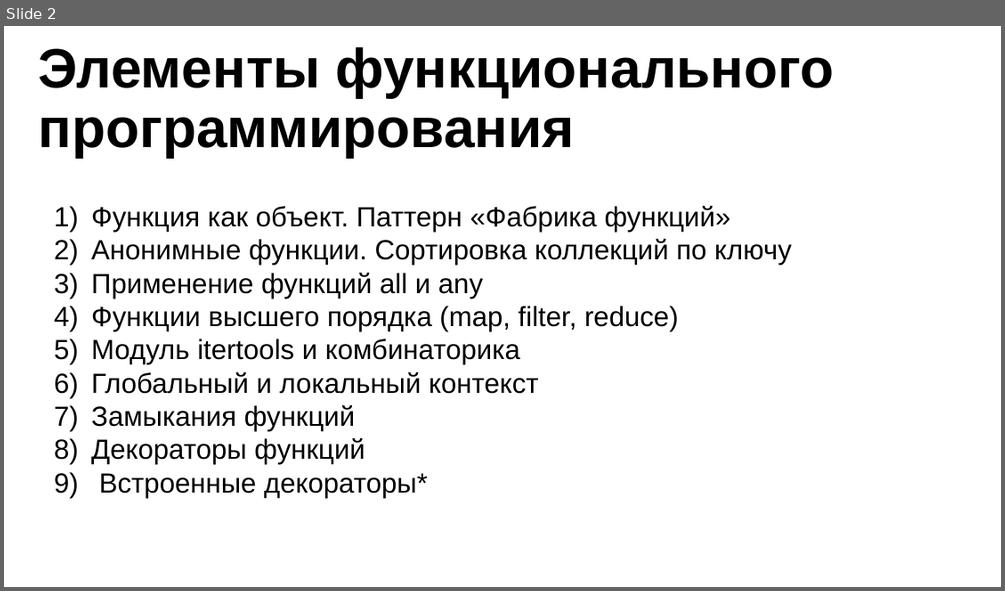
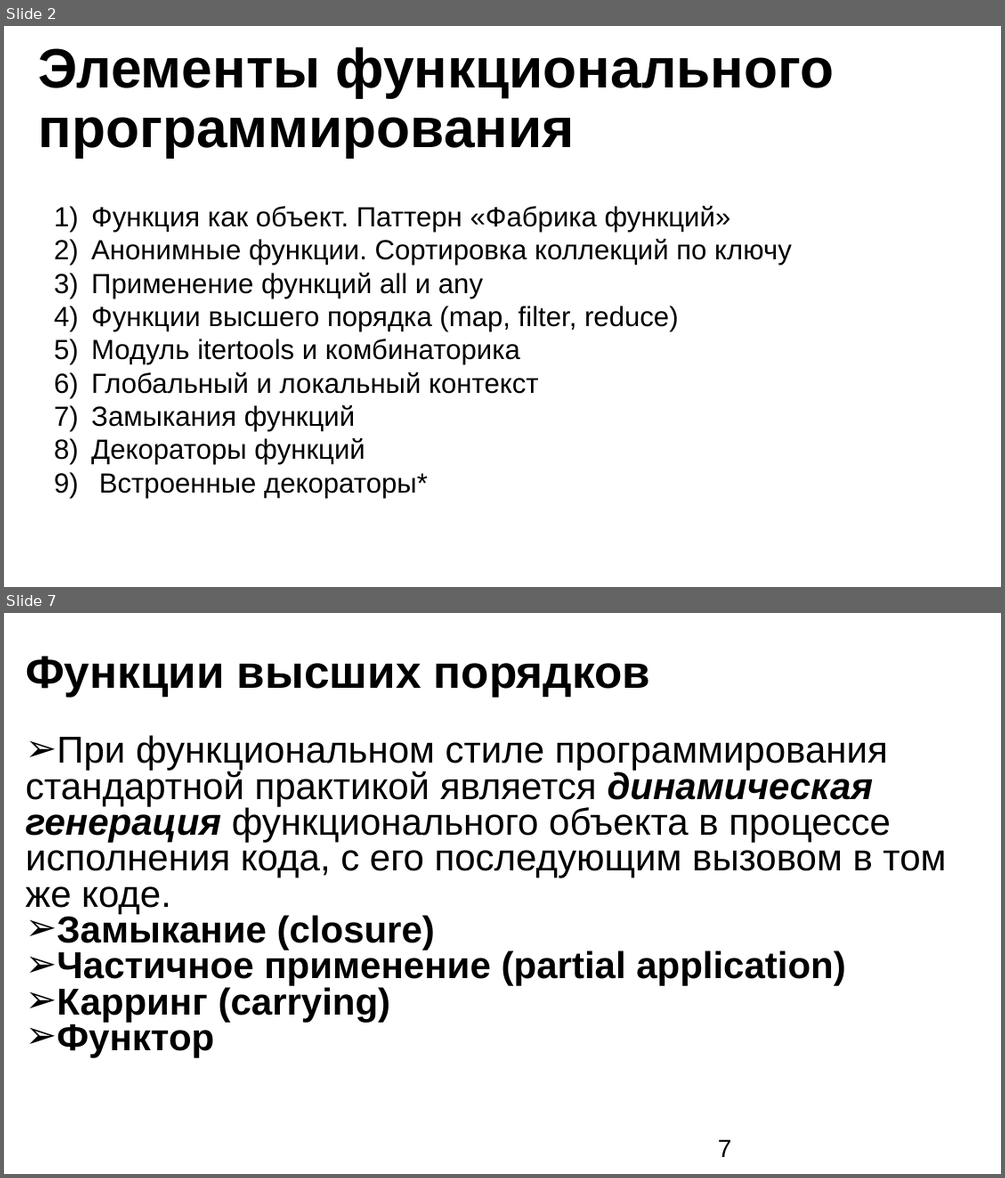
Before and after one commit to nesrv/pt-cgis, a slide deck: m8/ppt/презентация.pptx. Shown one above the other, each under a label of ours: slide 2 before the commit, slides 2 and 7 after it; the slides between them are not shown. The pictures are 1005x591 and 1005x1178 pixels, drawn with LibreOffice and Linux fonts; fonts in the diff are those of the drawing; background and template pictures are left out. Boxes give left, top, right and bottom in pixels: in the first picture for what was removed or moved away, otherwise in the second. Text is boxed around its words. In the diff, an @@ line names an element or a change of style, - is before the commit and + after.

```diff
--- a/m8/ppt/презентация.pptx
+++ b/m8/ppt/презентация.pptx
@@ slide 7 added at [4,613,1001,1174], background #FFFFFF @@
@@ title added at [25,656,650,697], 33 pt, text #000000, bold @@
+Функции высших порядков
@@ text added at [25,735,946,1057], 27 pt, text #000000 @@
+➢ При функциональном стиле программирования стандартной практикой является динамическая генерация функционального объекта в процессе исполнения кода, с его последующим вызовом в том же коде.
+➢ Замыкание (closure)
+➢ Частичное применение (partial application)
+➢ Карринг (carrying)
+➢ Функтор
@@ page number added at [718,1139,732,1157], 18 pt, text #000000 @@
+7
```
Also in this commit, not shown: 10 other slides added, 3 other files.
